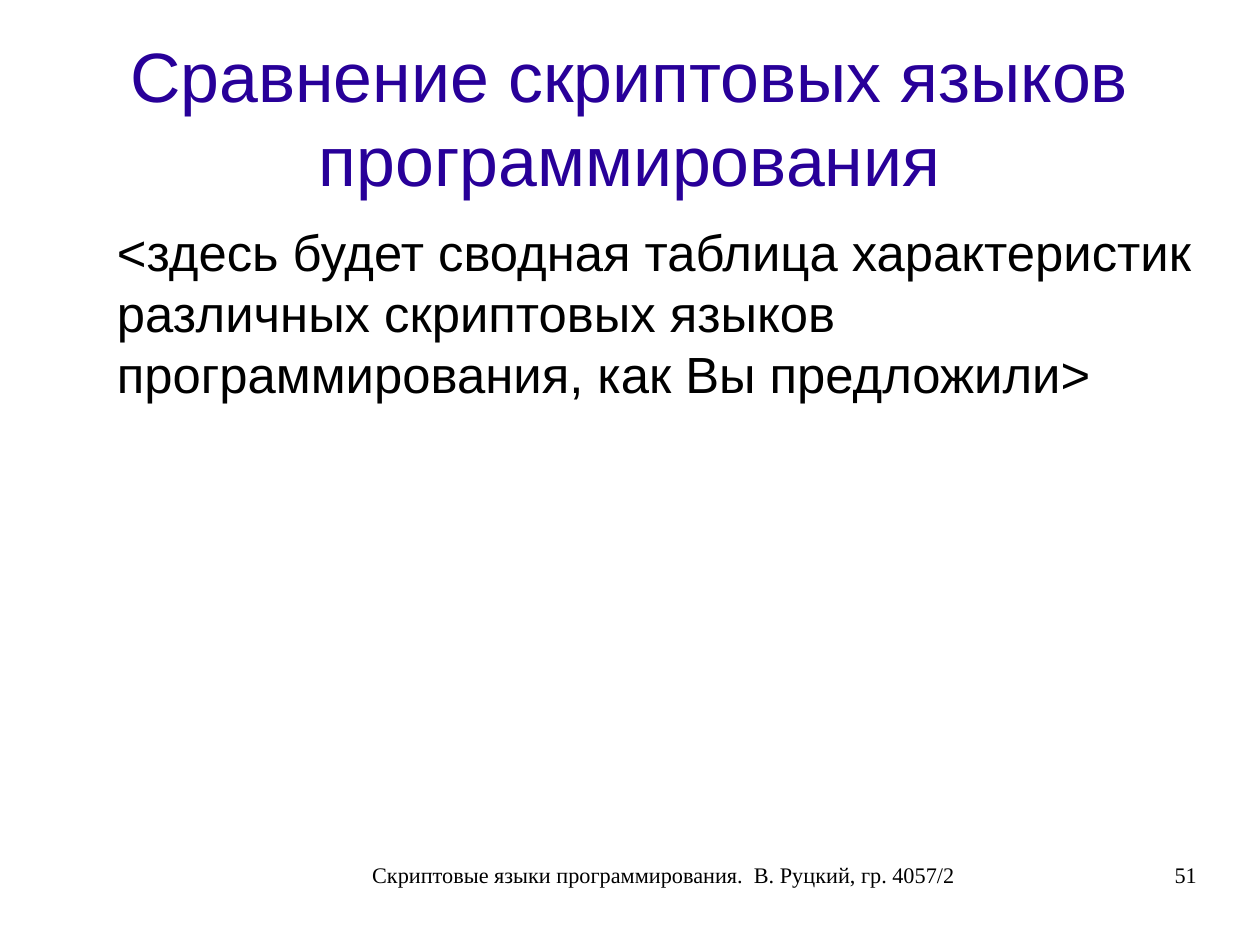
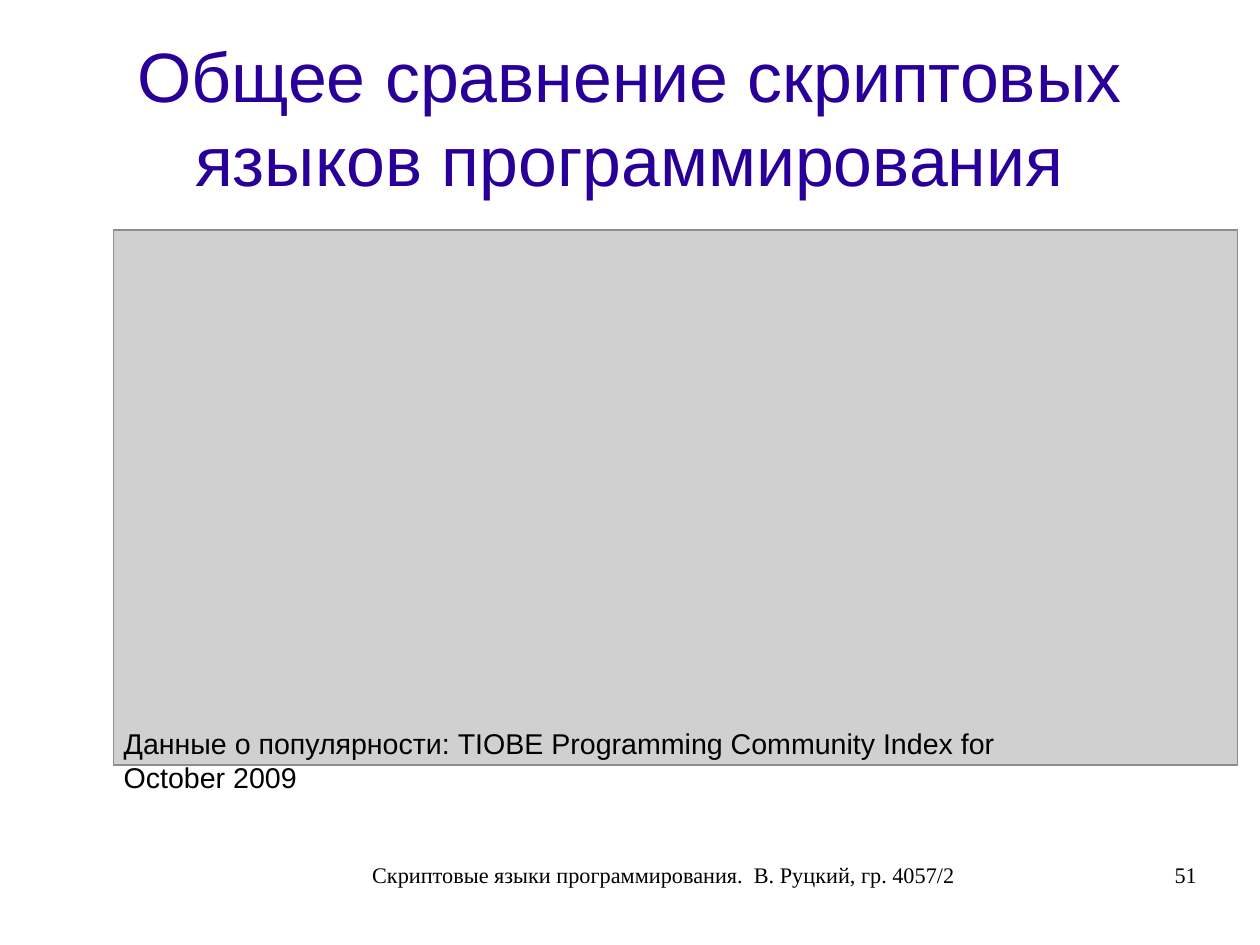
Before and after one commit to rutsky/semester07, a slide deck: slide 51 of Operation_systems/scripting_languages/40572_Rutsky_Scripting_languages.odp. Drawn at 1260x945 pixels with LibreOffice and Linux fonts; fonts in the diff are those of the drawing; grey boxes stand for pictures. Boxes give left, top, right and bottom in pixels: in the first picture for what was removed or moved away, otherwise in the second. Text is boxed around its words. In the diff, an @@ line names an element or a change of style, - is before the commit and + after.

Commit message:
Scripting languages presentation: Languages common comparision part.

```diff
--- a/Operation_systems/scripting_languages/40572_Rutsky_Scripting_languages.odp
+++ b/Operation_systems/scripting_languages/40572_Rutsky_Scripting_languages.odp
@@ title at [137,51,1121,199]: text changed @@
-Сравнение скриптовых языков программирования
+Общее сравнение скриптовых языков программирования
@@ picture added at [114,230,1238,765] @@
@@ text removed at [117,233,1191,404] @@
-<здесь будет сводная таблица характеристик различных скриптовых языков программирования, как Вы предложили>
@@ text added at [124,733,994,789], 18 pt, text #000000 @@
+Данные о популярности: TIOBE Programming Community Index for October 2009
```
